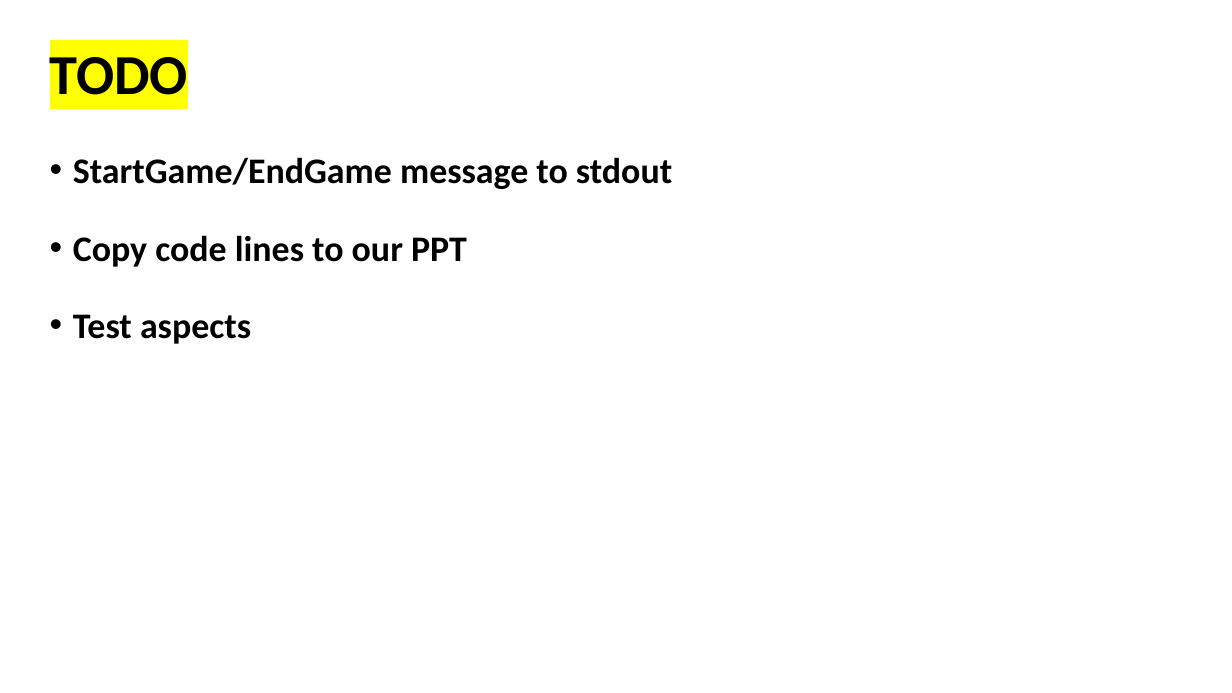
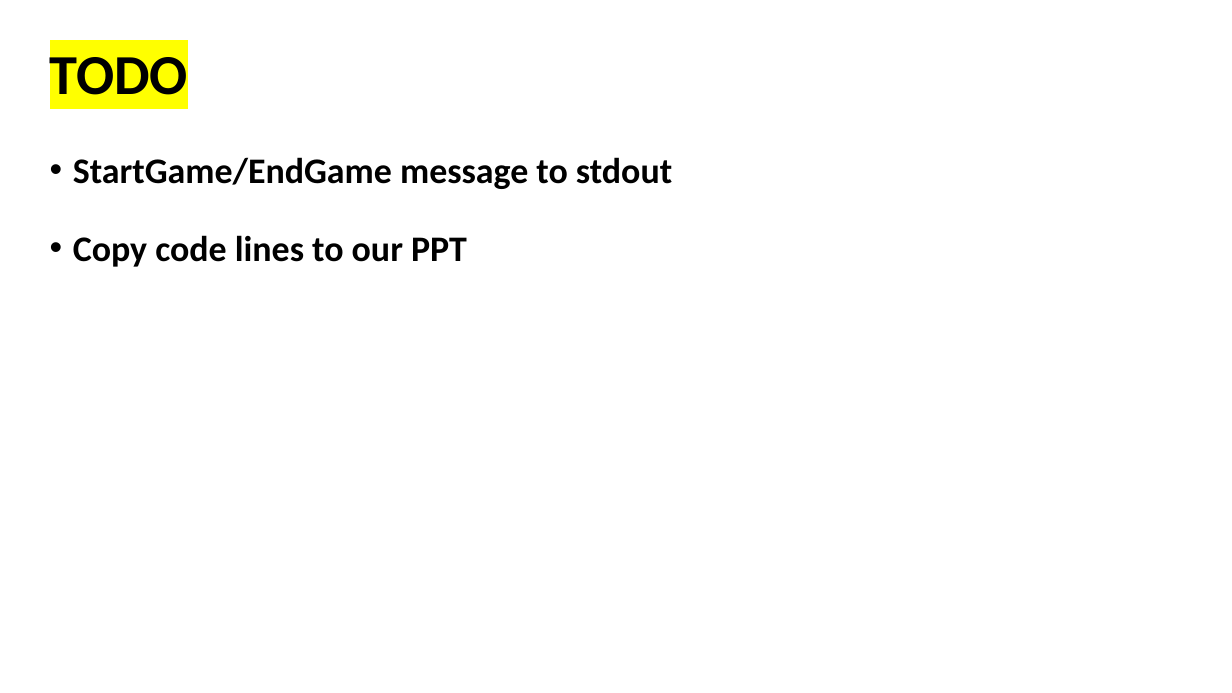
Before and after one commit to akotek/AOP, a slide deck: slide 35 of src/Final Project Presentation.pptx (slide 29 before the commit). Drawn at 1232x693 pixels with LibreOffice and Linux fonts; fonts in the diff are those of the drawing. Boxes give left, top, right and bottom in pixels: in the first picture for what was removed or moved away, otherwise in the second. Text is boxed around its words. In the diff, an @@ line names an element or a change of style, - is before the commit and + after.

Commit message:
ValidationAspect impl, naming changes, logger additions

```diff
--- a/src/Final Project Presentation.pptx
+++ b/src/Final Project Presentation.pptx
@@ text at [73,314,251,344]: paragraph removed @@
-• Test aspects
```
Also in this commit, not shown: 9 other slides changed, 9 slides added, 3 slides removed, 4 other files.
